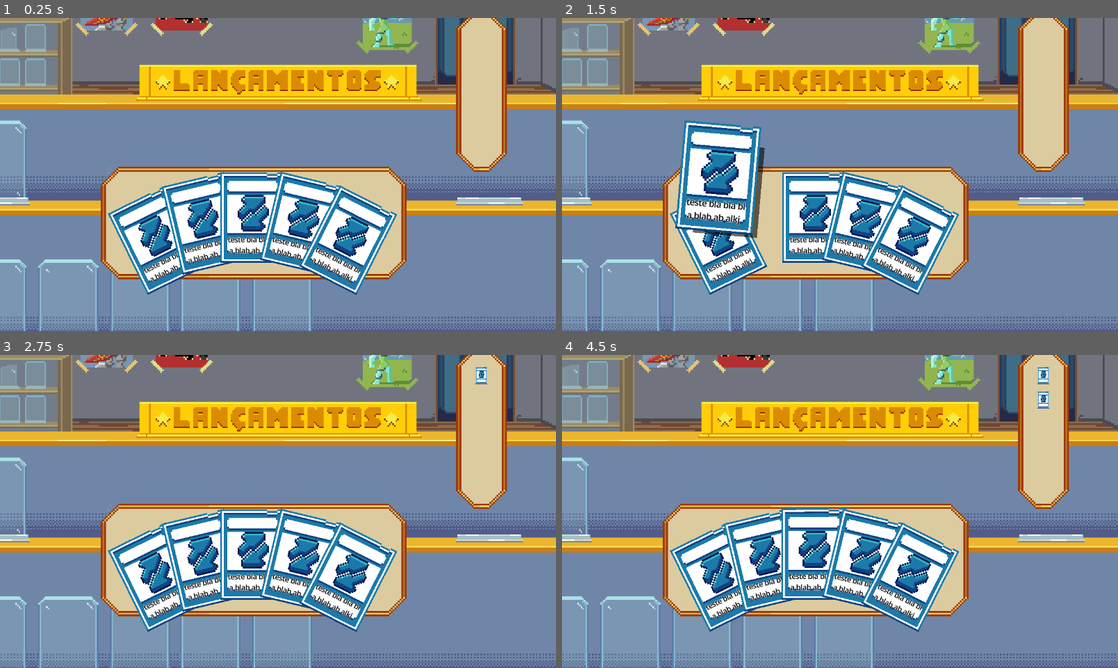
Above: before the commit, frames 1-4 (two rows, left to right).
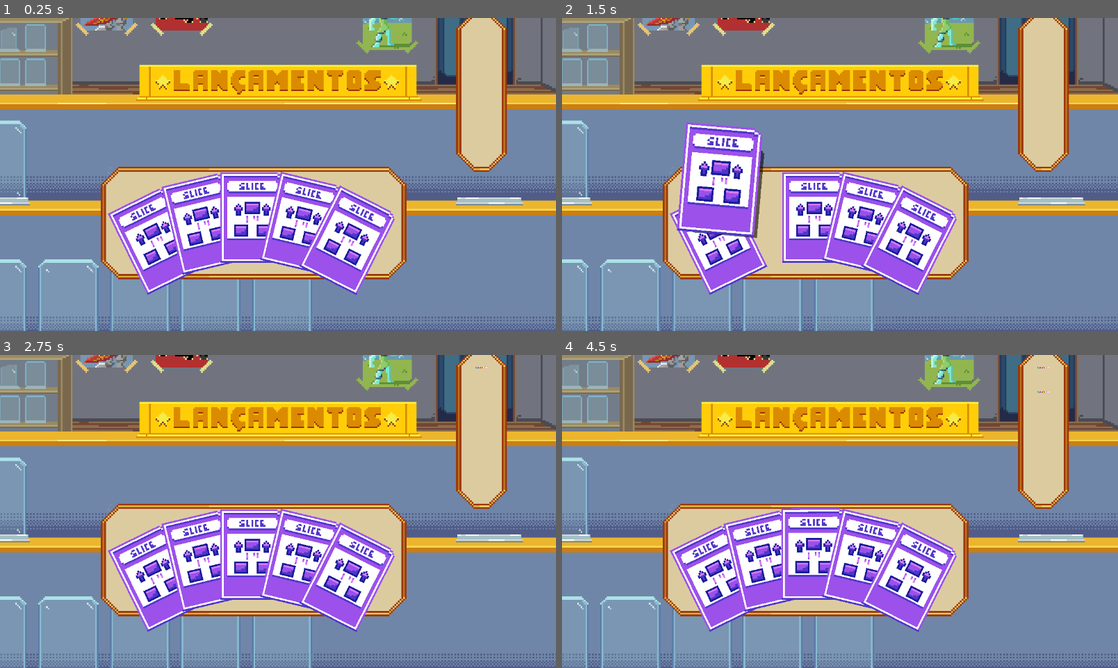
Above: after the commit, the same moments.

Repository: ingrydf12/datadeck
Game: Godot game, scene res://Fase1.tscn
The game is run twice, just before and just after one commit, with the same random seed, the same clock (stepped at 60 frames per second) and the same inputs.
Inputs (mouse positions are in pixels of both pictures, inside the frame that each line leads up to):
- Up to frame 1 (0.25 s): no input
- Up to frame 2 (1.5 s): tap Enter at 0.5 s; move the mouse to (962, 158) at 0.52 s; click (962, 158) at 0.67 s; tap Space at 1.25 s; move the mouse to (728, 190) at 1.27 s; click (728, 190) at 1.42 s
- Up to frame 3 (2.75 s): tap Enter at 2 s; move the mouse to (333, 442) at 2.02 s; click (333, 442) at 2.17 s
- Up to frame 4 (4.5 s): tap Space at 2.75, 4.25 s; move the mouse to (812, 574) at 2.77 s; click (812, 574) at 2.92 s; tap Enter at 3.5 s; move the mouse to (1006, 558) at 3.52 s; click (1006, 558) at 3.67 s; move the mouse to (673, 464) at 4.27 s; click (673, 464) at 4.42 s

The runs differ from the first frame. In frame 1, 10% of the frame differs, in the area x 19-72%, y 49-89%; in frame 2, 12%, in the area x 19-72%, y 32-89%; in frame 3, 10%; in frame 4, 11%.

Commit message:
operações + wip popup

Diff:
--- a/Operacao.gd
+++ b/Operacao.gd
@@ -40,3 +40,6 @@
 		Funcoes.MAP_DOUBLE: return func(v): return v*2
 		Funcoes.MAP_HALF: return func(v): return int(v/2)
 		_: return func(v): return v
+
+func get_tipo_name():
+	return Tipo.keys()[tipo]
--- a/carta.gd
+++ b/carta.gd
@@ -5,14 +5,15 @@
 
 @export_category("Dados")
 @export var dados : Operacao
-@export var descricao : String = 'aasdads'
+@export var descricao : String = 'teste'
 
 var controlled : bool = false
 var origem : Vector2
 var rotacao_original : float
 var tween : Tween
 
-@onready var textura = $Grupo/Textura
+@onready var textura = $Texture
+
 func _ready() -> void:
 	origem = global_position
 	rotacao_original = rotation
@@ -20,23 +21,48 @@
 
 func _process(_delta: float) -> void:
 	if Engine.is_editor_hint():
-		#TODO: MUDAR PRA UM NÓ SEPARADO
-		$JanelaDetalhes/VBoxContainer/ScrollContainer/Descricao.text = descricao
+		$PopupDetalhes.title = Operacao.Tipo.keys()[dados.tipo] #.to_pascal_case() caso queira Capitalizar A Palavra
+		$PopupDetalhes.desc = descricao
+		mudar_textura_carta(Operacao.Tipo.keys()[dados.tipo].to_lower())
 		return
 
 	if controlled:
 		global_position = get_global_mouse_position().clamp(Vector2(10,10), Vector2(1100,600))
 
 
+
+# - - - - - - - - - - - FUNCIONALIDADES E EVENTOS
+
 func _on_button_mouse_entered() -> void:
 	_crescer()
 
 func _on_button_button_down() -> void:
+	#caso ele queira ver os detalhes
+	if Input.is_mouse_button_pressed(MOUSE_BUTTON_RIGHT):
+		var tam = get_viewport_rect().size
+		var meio : Vector2 = get_viewport_transform().affine_inverse() * tam/2
+		print(meio-tam/4)
+		if global_position.x <= meio.x:
+			$PopupDetalhes.global_position = meio - tam/4 - $PopupDetalhes.size/2
+			$PopupDetalhes.global_position.y += tam.y/4
+		else:
+			$PopupDetalhes.global_position = meio + tam/4 - $PopupDetalhes.size/2
+			$PopupDetalhes.global_position.y -= tam.y/4
+		$PopupDetalhes.show()
+		$Line2D.points[0] = Vector2(0,0)
+		$Line2D.points[1] = $PopupDetalhes.global_position - global_position + $PopupDetalhes.size/2
+		$Line2D.show()
+		return
+
+	#caso normal de clicar e arrastar
+	$Line2D.hide()
+	$PopupDetalhes.hide()
 	controlled = true
 	_rotacionar_gostoso()
 	desativar_irmas()
 
 func _on_button_button_up() -> void:
+
 	controlled = false
 
 	#vai detectar se foi soltada em cima da "mesa"
@@ -47,7 +73,6 @@
 	_voltar_original()
 	_diminuir()
 	ativar_irmas()
-
 
 func _on_button_mouse_exited() -> void:
 	_diminuir()
@@ -64,14 +89,22 @@
 		var b : Button = c.get_child(-1)
 		b.mouse_behavior_recursive = Control.MOUSE_BEHAVIOR_INHERITED
 
+func mudar_textura_carta(tipo : String):
+	var ordem = ['reverse', 'sort', 'slice','pop','filter','map','update', 'push', 'remove']
+	var indx = ordem.find(tipo)
+	$Texture.region_rect = Rect2(37*indx, 0, 37, 52)
+	$Sombra.region_rect = Rect2(37*indx, 0, 37, 52)
+
+# - - - - - - - - - - - - - ANIMAÇÕES
+
 func _crescer():
 	create_tween().tween_method(mudaroffset, textura.get_instance_shader_parameter('tamanho'), 22, 0.15)
-	create_tween().tween_property($Grupo, 'scale',Vector2(1.2, 1.2), 0.15)
+	create_tween().tween_property($Texture, 'scale',Vector2(4.8, 4.8), 0.15)
 	z_index = 5
 
 func _diminuir():
 	create_tween().tween_method(mudaroffset, textura.get_instance_shader_parameter('tamanho'), 0, 0.15)
-	create_tween().tween_property($Grupo, 'scale',Vector2(1, 1), 0.15)
+	create_tween().tween_property($Texture, 'scale',Vector2(4, 4), 0.15)
 	z_index = 0
 
 func _voltar_original():
@@ -99,6 +132,6 @@
 	z_index = 8
 
 func mudaroffset(off : float):
-	for filho in $Grupo.get_children():
-		filho.set_instance_shader_parameter('escala', filho.scale)
-		filho.set_instance_shader_parameter('tamanho', off)
+
+	$Texture.set_instance_shader_parameter('escala', $Texture.scale)
+	$Texture.set_instance_shader_parameter('tamanho', off)
--- a/carta.tscn
+++ b/carta.tscn
@@ -3,21 +3,20 @@
 [ext_resource type="Script" uid="uid://e8nebwmen0vc" path="res://carta.gd" id="1_4gtqo"]
 [ext_resource type="Script" uid="uid://1hd4e2j6uxmt" path="res://Operacao.gd" id="2_77s45"]
 [ext_resource type="Texture2D" uid="uid://dakeyqlnlf5ls" path="res://assets/cartas maior1.png" id="3_77s45"]
-[ext_resource type="PackedScene" uid="uid://crjlv3kqdg4n2" path="res://popup_detalhes.tscn" id="3_vdnt1"]
-[ext_resource type="Shader" uid="uid://b3haynmqxkal4" path="res://carta.tres" id="4_xu3ok"]
+[ext_resource type="Script" uid="uid://b84o3y3mkwlgh" path="res://popup_detalhes.gd" id="3_ce55x"]
+[ext_resource type="Texture2D" uid="uid://bf8gm2rve7moc" path="res://assets/gameplay/gameplay_componentes/cartas.png" id="4_xu3ok"]
+[ext_resource type="Shader" uid="uid://b3haynmqxkal4" path="res://efeitos/carta.tres" id="5_vdnt1"]
 
 [sub_resource type="Resource" id="Resource_xu3ok"]
 script = ExtResource("2_77s45")
+tipo = 7
 metadata/_custom_type_script = "uid://1hd4e2j6uxmt"
 
-[sub_resource type="ShaderMaterial" id="ShaderMaterial_xu3ok"]
-shader = ExtResource("4_xu3ok")
-
-[sub_resource type="ShaderMaterial" id="ShaderMaterial_vdnt1"]
-shader = ExtResource("4_xu3ok")
+[sub_resource type="StyleBoxFlat" id="StyleBoxFlat_xu3ok"]
+bg_color = Color(0.18, 0.18, 0.18, 1)
 
 [sub_resource type="ShaderMaterial" id="ShaderMaterial_ce55x"]
-shader = ExtResource("4_xu3ok")
+shader = ExtResource("5_vdnt1")
 
 [sub_resource type="RectangleShape2D" id="RectangleShape2D_4gtqo"]
 size = Vector2(148, 208)
@@ -27,86 +26,83 @@
 anchors_preset = 0
 script = ExtResource("1_4gtqo")
 dados = SubResource("Resource_xu3ok")
-descricao = "ieie, passudia passanoi"
+descricao = "olá professores, estes é um teste da capacidade de expansão textual do contêiner e se tuddo der certo o negocio vai começar a abaixar aaaaaaaaaaaaaaaaaaaaaaaaaaaaa a a a a a  a a"
 
 [node name="Line2D" type="Line2D" parent="." unique_id=49205797]
 visible = false
 points = PackedVector2Array(-337, -31, 1, 0)
 
-[node name="PopupDetalhes" parent="." unique_id=1504594219 instance=ExtResource("3_vdnt1")]
+[node name="PopupDetalhes" type="PanelContainer" parent="." unique_id=1504594219]
+visible = false
+top_level = true
 layout_mode = 0
+offset_left = -507.0
+offset_top = -155.0
+offset_right = -242.0
+offset_bottom = 49.0
+size_flags_horizontal = 0
+size_flags_vertical = 4
+theme_override_styles/panel = SubResource("StyleBoxFlat_xu3ok")
+script = ExtResource("3_ce55x")
 
-[node name="Sombra" type="TextureRect" parent="." unique_id=1633500233]
-self_modulate = Color(0, 0, 0, 0.58431375)
-layout_mode = 1
-anchors_preset = 8
-anchor_left = 0.5
-anchor_top = 0.5
-anchor_right = 0.5
-anchor_bottom = 0.5
-offset_left = -18.500023
-offset_top = -26.0
-offset_right = 18.500023
-offset_bottom = 26.0
-grow_horizontal = 2
-grow_vertical = 2
-scale = Vector2(4, 4)
-pivot_offset = Vector2(18.5, 26)
-mouse_filter = 2
-mouse_behavior_recursive = 1
+[node name="MarginContainer" type="MarginContainer" parent="PopupDetalhes" unique_id=537500978]
+layout_mode = 2
+theme_override_constants/margin_left = -13
+theme_override_constants/margin_top = -2
+
+[node name="TextureRect" type="TextureRect" parent="PopupDetalhes/MarginContainer" unique_id=338177390]
+custom_minimum_size = Vector2(100, 73.69)
+layout_mode = 2
+size_flags_horizontal = 0
+size_flags_vertical = 0
 texture = ExtResource("3_77s45")
+expand_mode = 1
 stretch_mode = 3
 
-[node name="Grupo" type="Control" parent="." unique_id=270950783]
-material = SubResource("ShaderMaterial_xu3ok")
-anchors_preset = 0
+[node name="VBoxContainer" type="VBoxContainer" parent="PopupDetalhes" unique_id=2109529142]
+layout_mode = 2
+theme_override_constants/separation = 25
 
-[node name="Textura" type="TextureRect" parent="Grupo" unique_id=732921245]
-material = SubResource("ShaderMaterial_vdnt1")
-instance_shader_parameters/escala = Vector2(4, 4)
-instance_shader_parameters/tamanho = 0.0
-layout_mode = 1
-anchors_preset = 8
-anchor_left = 0.5
-anchor_top = 0.5
-anchor_right = 0.5
-anchor_bottom = 0.5
-offset_left = -18.5
-offset_top = -26.0
-offset_right = 18.5
-offset_bottom = 26.0
-grow_horizontal = 2
-grow_vertical = 2
-scale = Vector2(4, 4)
-pivot_offset = Vector2(18.5, 26)
-mouse_filter = 2
-mouse_behavior_recursive = 1
-texture = ExtResource("3_77s45")
-stretch_mode = 3
+[node name="MarginContainer" type="MarginContainer" parent="PopupDetalhes/VBoxContainer" unique_id=1126101489]
+layout_mode = 2
+theme_override_constants/margin_top = 22
 
-[node name="Label" type="Label" parent="Grupo" unique_id=1050539056]
-material = SubResource("ShaderMaterial_ce55x")
-layout_mode = 1
-anchors_preset = 8
-anchor_left = 0.5
-anchor_top = 0.5
-anchor_right = 0.5
-anchor_bottom = 0.5
-offset_left = -58.0
-offset_top = 40.0
-offset_right = 58.0
-offset_bottom = 87.66667
-grow_horizontal = 2
-grow_vertical = 2
-pivot_offset = Vector2(58, -40)
-mouse_behavior_recursive = 1
-theme_override_colors/font_color = Color(0, 0, 0, 1)
-theme_override_colors/font_outline_color = Color(1, 1, 1, 1)
-theme_override_constants/outline_size = 5
-text = "teste bla bla bla blab ab alkj "
+[node name="Titulo" type="Label" parent="PopupDetalhes/VBoxContainer/MarginContainer" unique_id=1451583156]
+layout_mode = 2
+size_flags_horizontal = 4
+text = "SLICE"
 horizontal_alignment = 1
 vertical_alignment = 1
-autowrap_mode = 1
+
+[node name="ScrollContainer" type="ScrollContainer" parent="PopupDetalhes/VBoxContainer" unique_id=468057812]
+layout_mode = 2
+size_flags_vertical = 3
+
+[node name="MarginContainer" type="MarginContainer" parent="PopupDetalhes/VBoxContainer/ScrollContainer" unique_id=1585487369]
+layout_mode = 2
+size_flags_horizontal = 3
+theme_override_constants/margin_left = 10
+
+[node name="Descricao" type="Label" parent="PopupDetalhes/VBoxContainer/ScrollContainer/MarginContainer" unique_id=1075529910]
+custom_minimum_size = Vector2(100, 0)
+layout_mode = 2
+size_flags_horizontal = 3
+text = "olá professores, estes é um teste da capacidade de expansão textual do contêiner e se tuddo der certo o negocio vai começar a abaixar aaaaaaaaaaaaaaaaaaaaaaaaaaaaa a a a a a  a a"
+autowrap_mode = 3
+
+[node name="Sombra" type="Sprite2D" parent="." unique_id=1340384892]
+self_modulate = Color(0, 0, 0, 0.58431375)
+scale = Vector2(4, 4)
+texture = ExtResource("4_xu3ok")
+region_enabled = true
+region_rect = Rect2(74, 0, 37, 52)
+
+[node name="Texture" type="Sprite2D" parent="." unique_id=1863234624]
+material = SubResource("ShaderMaterial_ce55x")
+scale = Vector2(4, 4)
+texture = ExtResource("4_xu3ok")
+region_enabled = true
+region_rect = Rect2(74, 0, 37, 52)
 
 [node name="Area2D" type="Area2D" parent="." unique_id=477981428]
 
@@ -121,6 +117,7 @@
 offset_right = 74.0
 offset_bottom = 104.0
 mouse_filter = 1
+button_mask = 3
 
 [connection signal="button_down" from="Button" to="." method="_on_button_button_down"]
 [connection signal="button_up" from="Button" to="." method="_on_button_button_up"]
--- /dev/null
+++ b/popup_detalhes.gd
@@ -0,0 +1,13 @@
+@tool
+extends PanelContainer
+
+var title : String = 'None': set = settitle
+var desc : String = 'None' : set = setdesc
+
+func setdesc(v):
+	desc = v
+	$VBoxContainer/ScrollContainer/MarginContainer/Descricao.text = v
+
+func settitle(v):
+	title = v
+	$VBoxContainer/MarginContainer/Titulo.text = v
--- a/popup_detalhes.tscn
+++ b/popup_detalhes.tscn
@@ -1,19 +1,27 @@
 [gd_scene format=3 uid="uid://crjlv3kqdg4n2"]
 
 [ext_resource type="Texture2D" uid="uid://dakeyqlnlf5ls" path="res://assets/cartas maior1.png" id="1_8vcb5"]
+[ext_resource type="Script" uid="uid://b84o3y3mkwlgh" path="res://popup_detalhes.gd" id="1_fetl4"]
 
 [sub_resource type="StyleBoxFlat" id="StyleBoxFlat_xu3ok"]
 bg_color = Color(0.18, 0.18, 0.18, 1)
 
-[node name="JanelaDetalhes" type="PanelContainer" unique_id=1504594219]
-visible = false
-offset_left = -458.0
-offset_top = -133.0
-offset_right = -193.0
-offset_bottom = 71.0
+[node name="PopupDetalhes" type="PanelContainer" unique_id=1504594219]
+offset_left = -132.0
+offset_top = -102.0
+offset_right = 133.0
+offset_bottom = 102.0
+size_flags_horizontal = 0
+size_flags_vertical = 4
 theme_override_styles/panel = SubResource("StyleBoxFlat_xu3ok")
+script = ExtResource("1_fetl4")
 
-[node name="TextureRect" type="TextureRect" parent="." unique_id=338177390]
+[node name="MarginContainer" type="MarginContainer" parent="." unique_id=537500978]
+layout_mode = 2
+theme_override_constants/margin_left = -13
+theme_override_constants/margin_top = -2
+
+[node name="TextureRect" type="TextureRect" parent="MarginContainer" unique_id=338177390]
 custom_minimum_size = Vector2(100, 73.69)
 layout_mode = 2
 size_flags_horizontal = 0
@@ -26,13 +34,14 @@
 layout_mode = 2
 theme_override_constants/separation = 25
 
-[node name="Control" type="Control" parent="VBoxContainer" unique_id=1535560419]
+[node name="MarginContainer" type="MarginContainer" parent="VBoxContainer" unique_id=1126101489]
 layout_mode = 2
+theme_override_constants/margin_top = 22
 
-[node name="Titulo" type="Label" parent="VBoxContainer" unique_id=1451583156]
+[node name="Titulo" type="Label" parent="VBoxContainer/MarginContainer" unique_id=1451583156]
 layout_mode = 2
 size_flags_horizontal = 4
-text = "Comando"
+text = "None"
 horizontal_alignment = 1
 vertical_alignment = 1
 
@@ -40,9 +49,14 @@
 layout_mode = 2
 size_flags_vertical = 3
 
-[node name="Descricao" type="Label" parent="VBoxContainer/ScrollContainer" unique_id=1075529910]
+[node name="MarginContainer" type="MarginContainer" parent="VBoxContainer/ScrollContainer" unique_id=1585487369]
+layout_mode = 2
+size_flags_horizontal = 3
+theme_override_constants/margin_left = 10
+
+[node name="Descricao" type="Label" parent="VBoxContainer/ScrollContainer/MarginContainer" unique_id=1075529910]
 custom_minimum_size = Vector2(100, 0)
 layout_mode = 2
 size_flags_horizontal = 3
-text = "ieie, passudia passanoi"
+text = "None"
 autowrap_mode = 3
Renamed: blur.gdshader -> efeitos/blur.gdshader
Renamed: blur.gdshader.uid -> efeitos/blur.gdshader.uid
Renamed: carta.tres -> efeitos/carta.tres
Not shown, added: popup_detalhes.gd.uid
